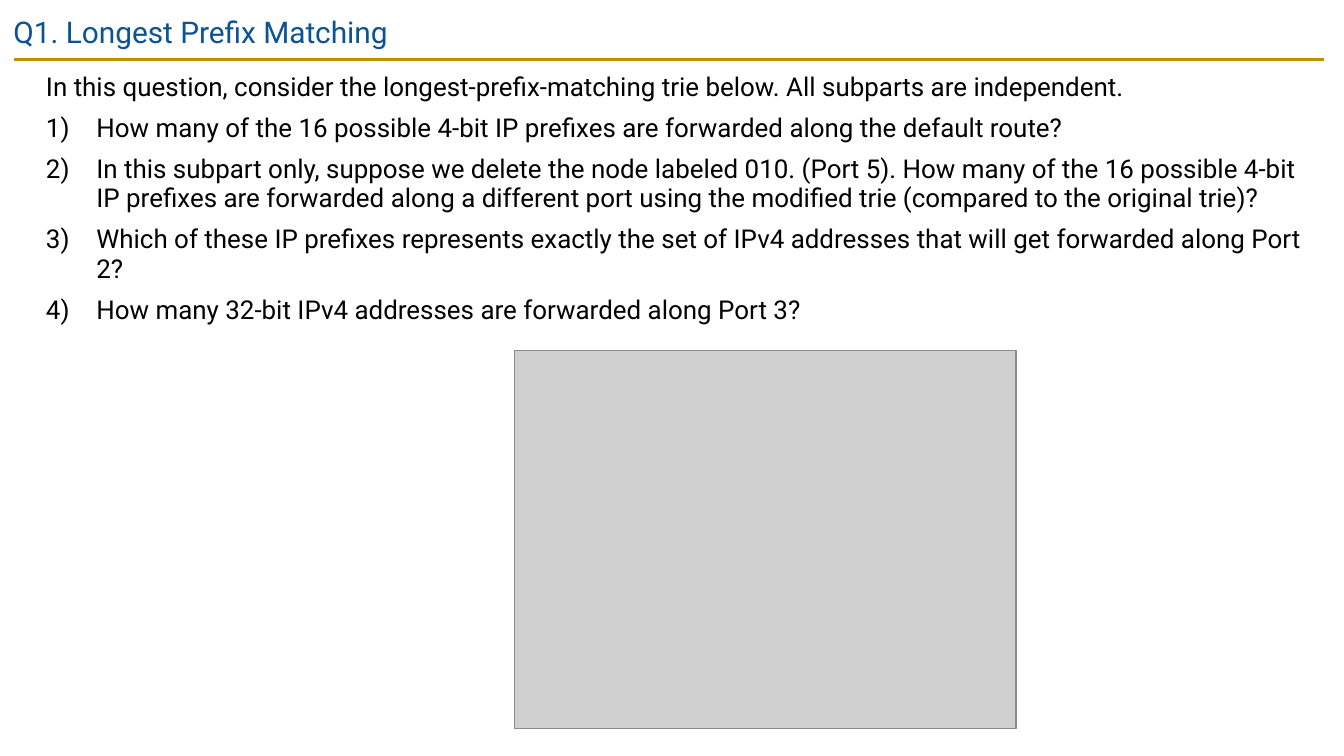
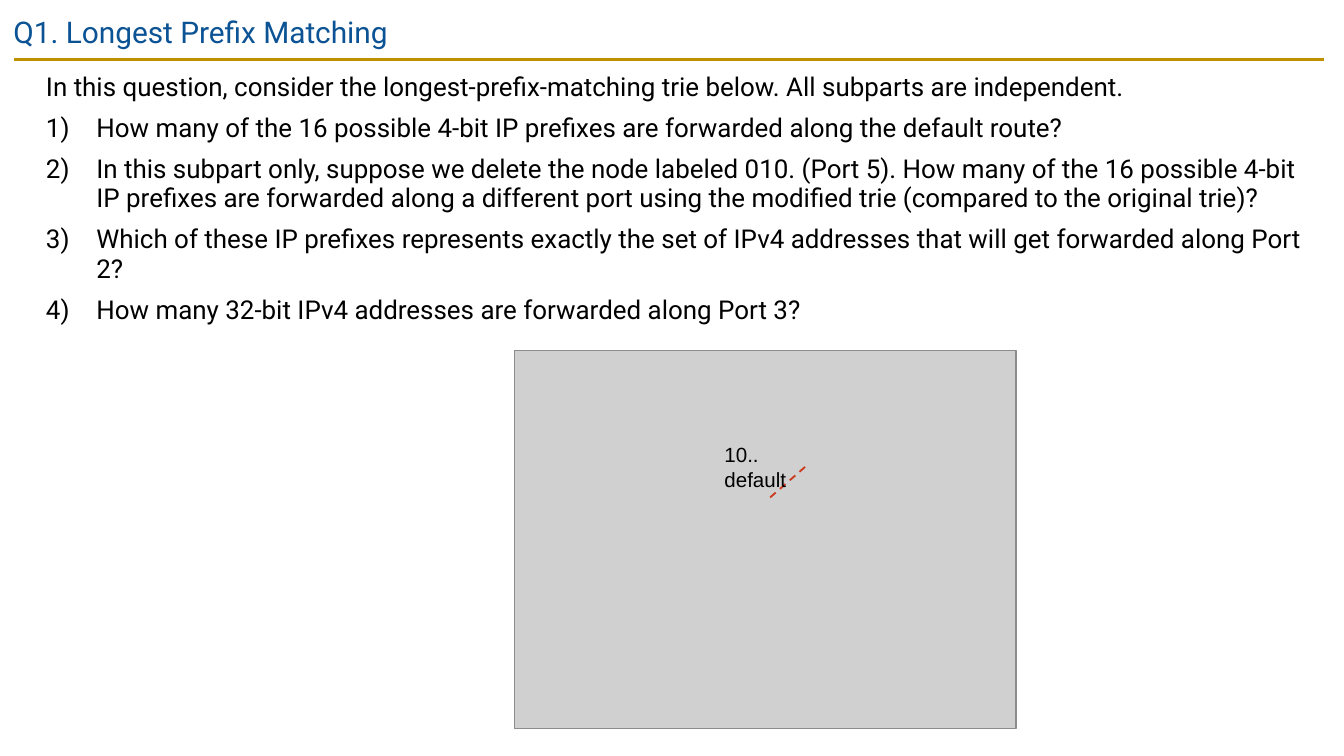
Before and after one commit to guhofstra/CSC175Sp26, a slide deck: slide 2 of PPTs/Lecture 7 - Routers Exercises ANS.pptx. Drawn at 1344x756 pixels with LibreOffice and Linux fonts; fonts in the diff are those of the drawing; grey boxes stand for pictures. Boxes give left, top, right and bottom in pixels: in the first picture for what was removed or moved away, otherwise in the second. Text is boxed around its words. In the diff, an @@ line names an element or a change of style, - is before the commit and + after.

```diff
--- a/PPTs/Lecture 7 - Routers Exercises ANS.pptx
+++ b/PPTs/Lecture 7 - Routers Exercises ANS.pptx
@@ text added at box(724, 447, 786, 490), 11 pt, text #000000 @@
+10..
+default
@@ line added from (805, 466) to (770, 497), #CC3D20 1 pt dashed @@
```
Also in this commit, not shown: 1 other slide changed, 1 other file.
